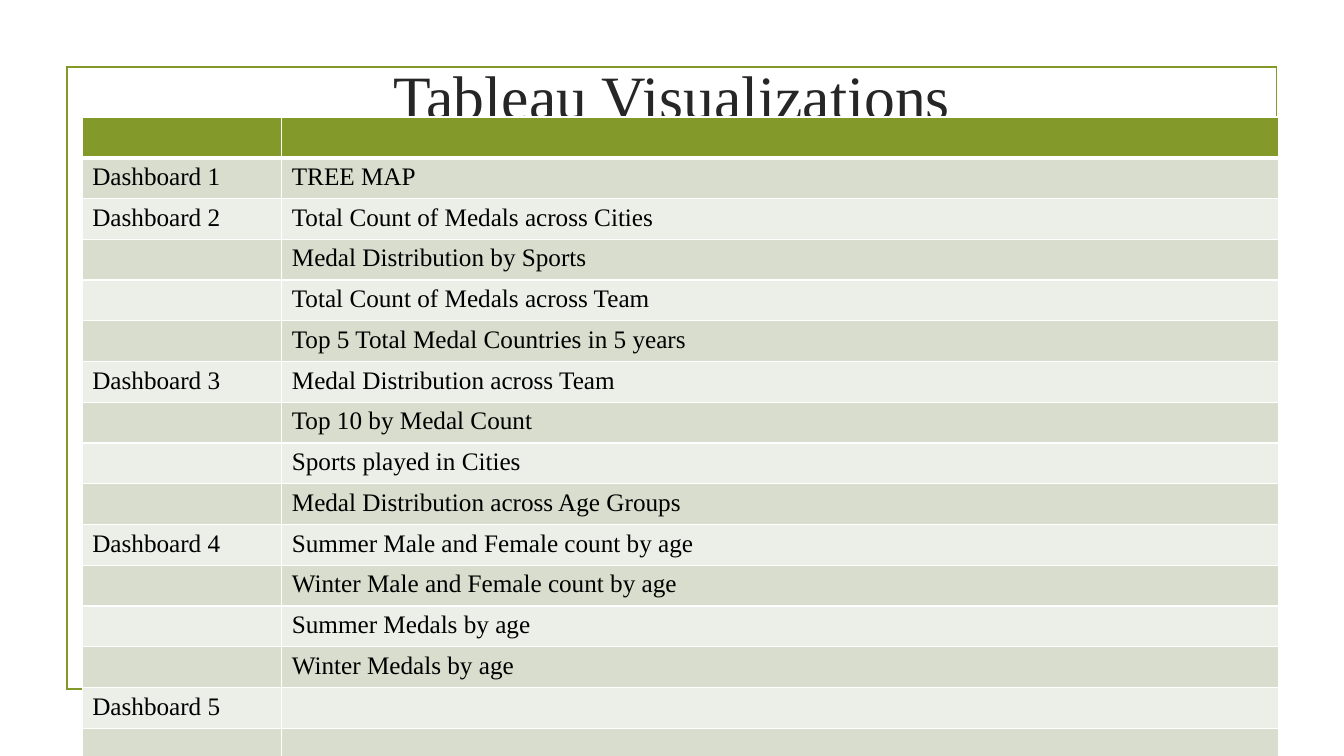
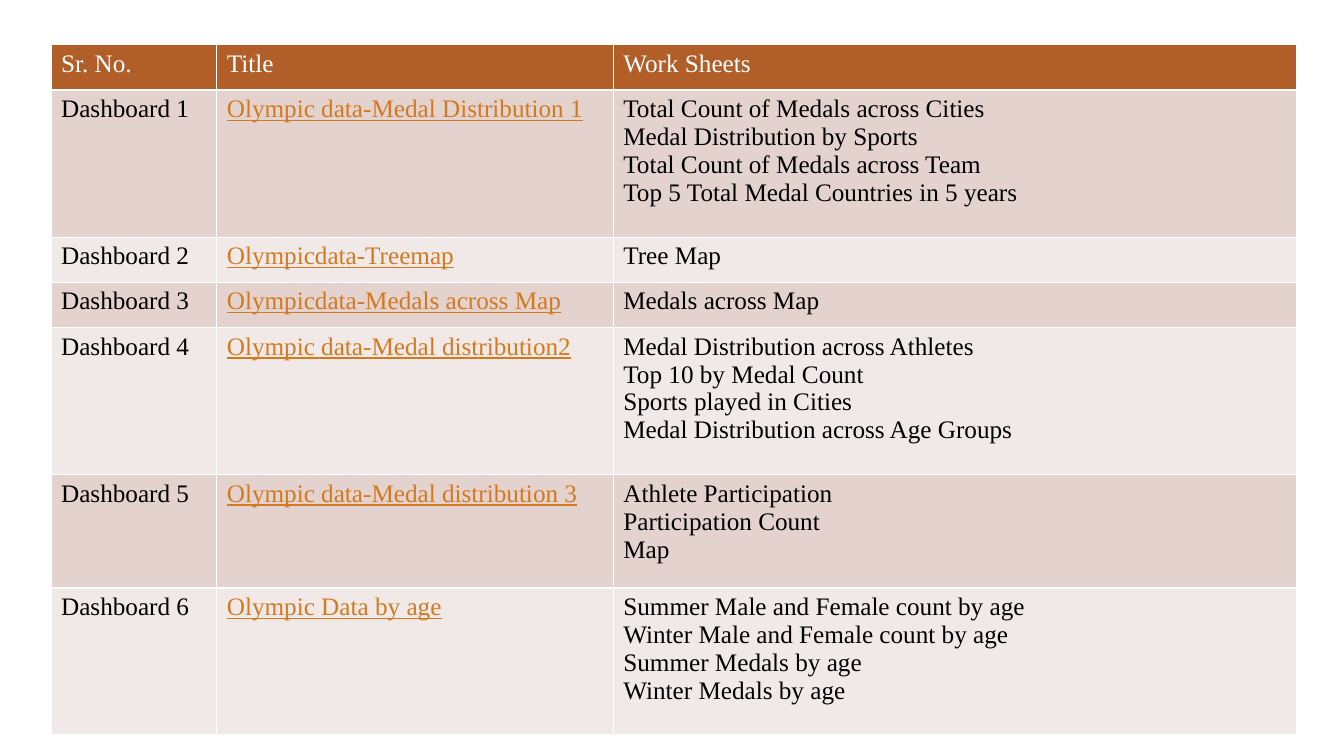
Before and after one commit to shwam25/Project_Tableau, a slide deck: slide 4 of Presentation.pptx (slide 3 before the commit). Drawn at 1344x756 pixels with LibreOffice and Linux fonts; fonts in the diff are those of the drawing; background and template pictures are left out. Boxes give left, top, right and bottom in pixels: in the first picture for what was removed or moved away, otherwise in the second. Text is boxed around its words. In the diff, an @@ line names an element or a change of style, - is before the commit and + after.

Commit message:
ppt

```diff
--- a/Presentation.pptx
+++ b/Presentation.pptx
@@ table at (x1=51, y1=44, x2=1297, y2=735) @@
- | 
-Dashboard 1 | TREE MAP
-Dashboard 2 | Total Count of Medals across Cities
- | Medal Distribution by Sports
- | Total Count of Medals across Team
- | Top 5 Total Medal Countries in 5 years
-Dashboard 3 | Medal Distribution across Team
- | Top 10 by Medal Count
- | Sports played in Cities
- | Medal Distribution across Age Groups
-Dashboard 4 | Summer Male and Female count by age
- | Winter Male and Female count by age
- | Summer Medals by age
- | Winter Medals by age
-Dashboard 5 | 
- | 
+Sr. No. | Title | Work Sheets
+Dashboard 1 | Olympic data-Medal Distribution 1 | Total Count of Medals across Cities / Medal Distribution by Sports / Total Count of Medals across Team / Top 5 Total Medal Countries in 5 years
+Dashboard 2 | Olympicdata-Treemap | Tree Map
+Dashboard 3 | Olympicdata-Medals across Map | Medals across Map
+Dashboard 4 | Olympic data-Medal distribution2 | Medal Distribution across Athletes / Top 10 by Medal Count / Sports played in Cities / Medal Distribution across Age Groups
+Dashboard 5 | Olympic data-Medal distribution 3 | Athlete Participation / Participation Count / Map
+Dashboard 6 | Olympic Data by age | Summer Male and Female count by age / Winter Male and Female count by age / Summer Medals by age / Winter Medals by age
@@ table resized from (x1=83, y1=117, x2=1279, y2=756) to (x1=51, y1=44, x2=1297, y2=735) @@
@@ rectangle at (x1=67, y1=68, x2=1276, y2=690): outline #83992A 1.25 pt to #B15E28 1.25 pt @@
@@ title removed at (x1=393, y1=76, x2=949, y2=131) @@
-Tableau Visualizations
@@ line removed from (154, 267) to (1191, 267) @@
```
Also in this commit, not shown: 3 other slides changed, 15 slides added, 21 slides removed.
